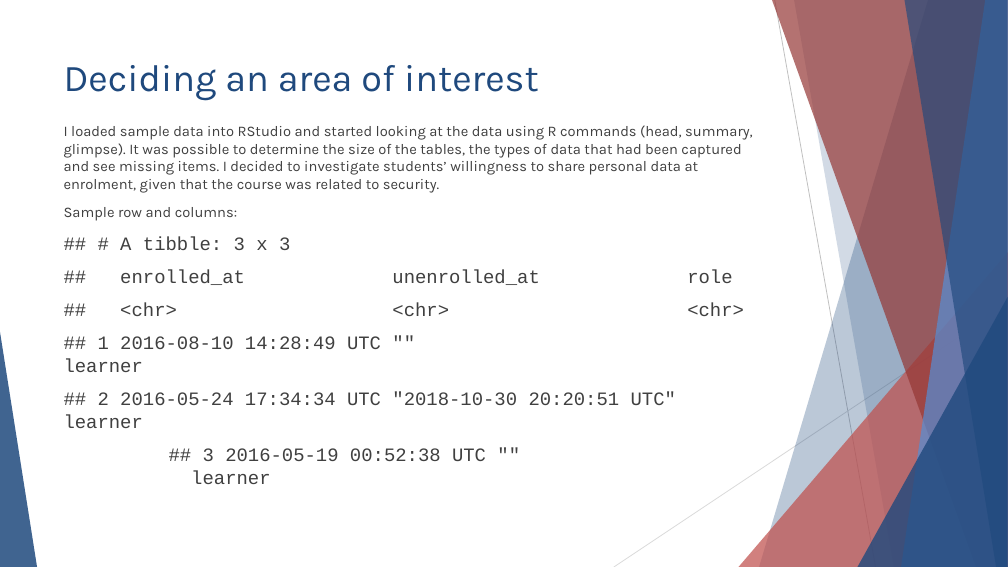
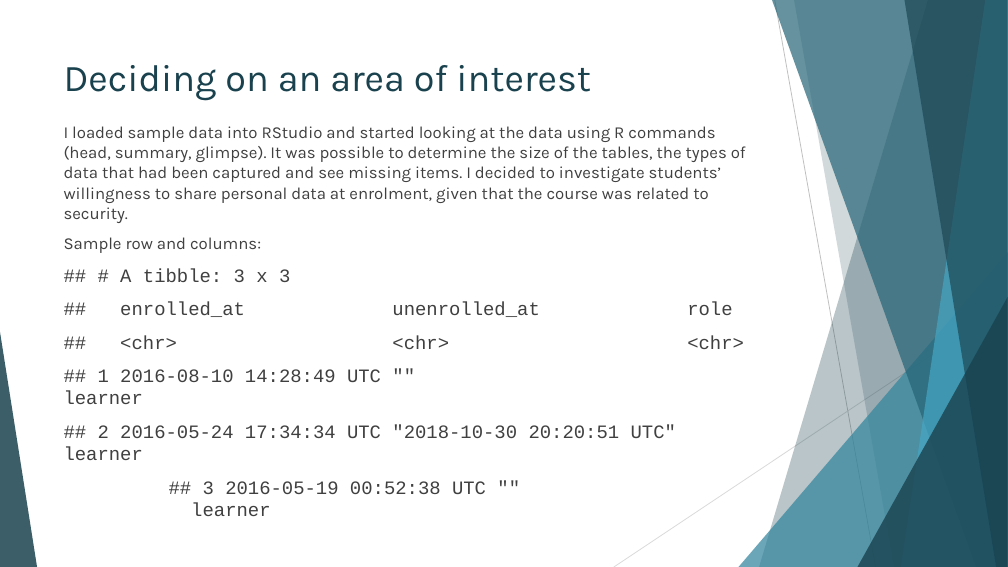
Before and after one commit to IssyMiddleton/CSC8631-Data-Management-Exploratory-Analysis, a slide deck: slide 4 of Exploratory_Analysis/reports/Overview-Presentation.pptx. Drawn at 1008x567 pixels with LibreOffice and Linux fonts; fonts in the diff are those of the drawing. Boxes give left, top, right and bottom in pixels: in the first picture for what was removed or moved away, otherwise in the second. Text is boxed around its words. In the diff, an @@ line names an element or a change of style, - is before the commit and + after.

Commit message:
Colour scheme changes to graphs, report and presentation

```diff
--- a/Exploratory_Analysis/reports/Overview-Presentation.pptx
+++ b/Exploratory_Analysis/reports/Overview-Presentation.pptx
@@ freeform shape at [759,0,1008,567]: fill #1F497D at 30% opacity to #19424E at 30% opacity @@
@@ freeform shape at [772,0,1008,567]: fill #953735 at 70% opacity to #256476 at 70% opacity @@
@@ freeform shape at [794,0,1008,567]: fill #1F497D at 20% opacity to #19424E at 20% opacity @@
@@ freeform shape at [901,0,1008,567]: fill #558ED5 at 70% opacity to #46A7C4 at 70% opacity @@
@@ freeform shape at [904,0,1008,567]: fill #1F497D at 65% opacity to #19424E at 65% opacity @@
@@ title at [64,65,591,101]: text changed; text colour #1F497D to #19424E @@
-Deciding an area of interest
+Deciding on an area of interest
@@ text at [64,126,746,253]: size 14 to 16 pt in "I loaded sample data into RStudio and ...", "Sample row and columns:" @@
@@ triangle at [739,252,1008,567]: fill #C0504D at 72% opacity to #32859D at 72% opacity @@
@@ triangle at [858,297,1008,567]: fill #1F497D at 80% opacity to #19424E at 80% opacity @@
@@ triangle at [0,332,37,567]: fill #1F497D at 85% opacity to #19424E at 85% opacity @@
```
Also in this commit, not shown: 10 other slides changed, 5 slides added, 4 slides removed, 55 other files.
